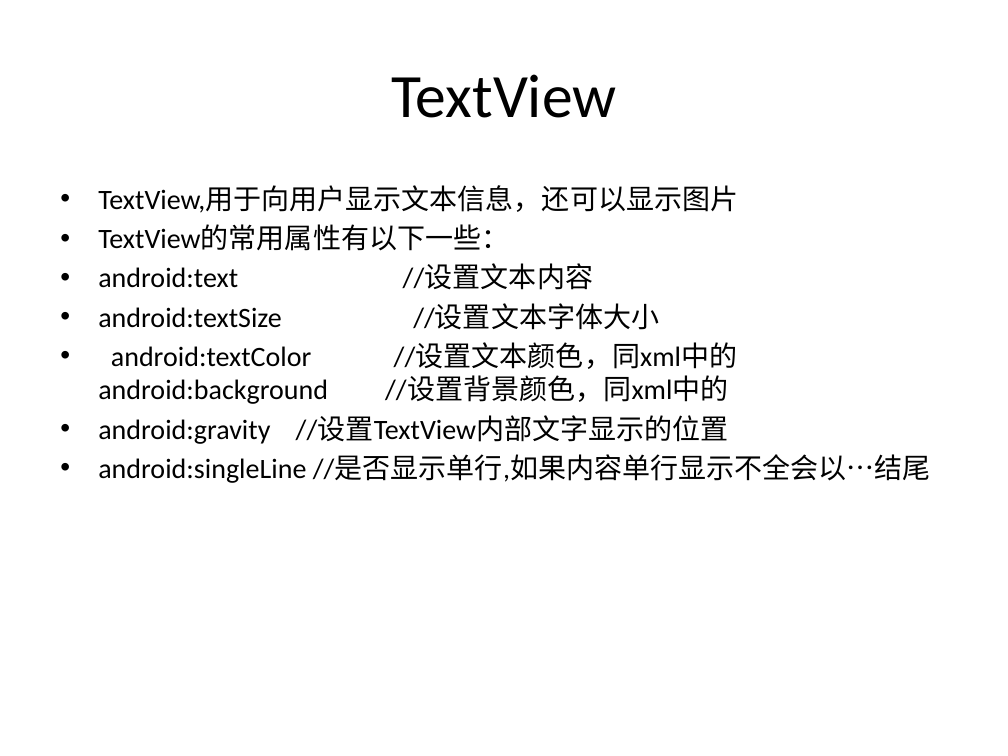
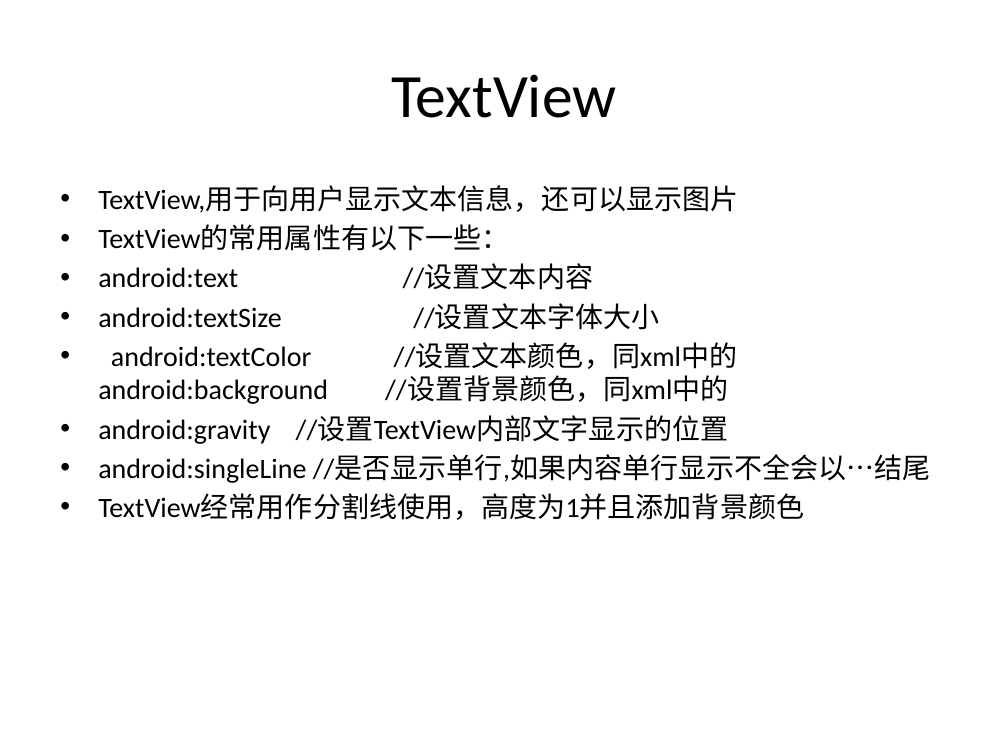
Before and after one commit to alanforgithub/share_content, a slide deck: slide 22 of 文件资料/Android培训-1.pptx (slide 21 before the commit). Drawn at 1008x756 pixels with LibreOffice and Linux fonts; fonts in the diff are those of the drawing. Boxes give left, top, right and bottom in pixels: in the first picture for what was removed or moved away, otherwise in the second. Text is boxed around its words. In the diff, an @@ line names an element or a change of style, - is before the commit and + after.

```diff
--- a/文件资料/Android培训-1.pptx
+++ b/文件资料/Android培训-1.pptx
@@ text at <box>98,494,804,520</box>: paragraph added @@
+• TextView经常用作分割线使用，高度为1并且添加背景颜色
```
Also in this commit, not shown: 3 other slides changed, 7 slides added, 21 other files.
